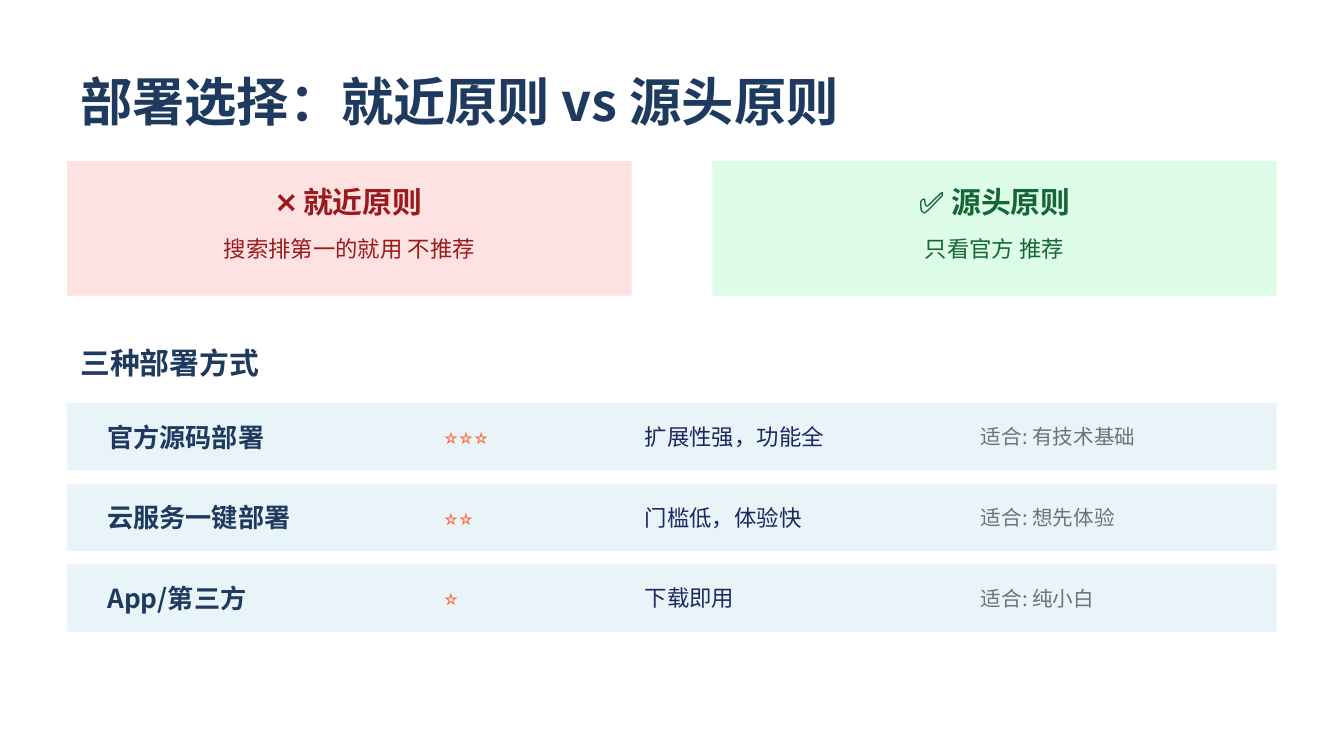
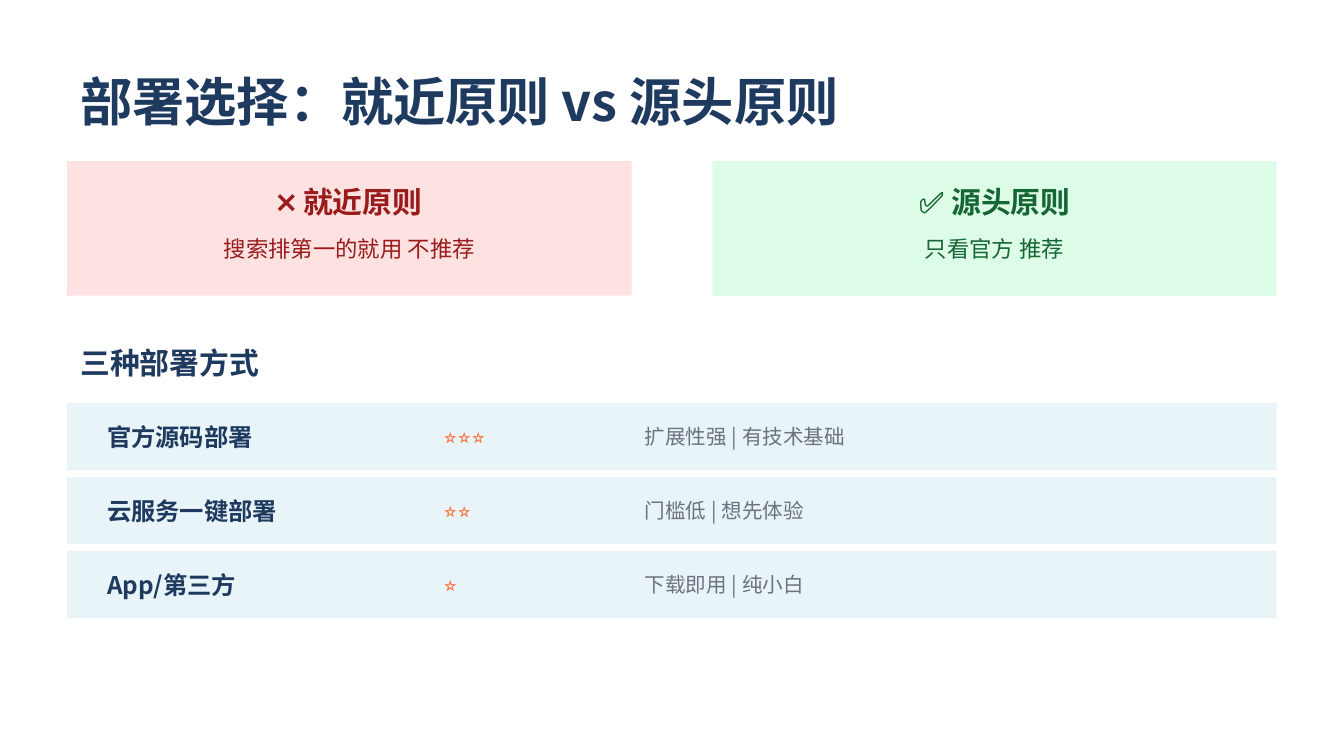
Before and after one commit to lingling1989r/Openclaw4OPC, a slide deck: slide 5 of DAY01_认知与案例.pptx. Drawn at 1344x756 pixels with LibreOffice and Linux fonts; fonts in the diff are those of the drawing. Boxes give left, top, right and bottom in pixels: in the first picture for what was removed or moved away, otherwise in the second. Text is boxed around its words. In the diff, an @@ line names an element or a change of style, - is before the commit and + after.

```diff
--- a/DAY01_认知与案例.pptx
+++ b/DAY01_认知与案例.pptx
@@ text at box(645, 427, 845, 446): text changed; size 12 to 11 pt; text colour #1E2761 to #6B7280 @@
-扩展性强，功能全
+扩展性强 | 有技术基础
@@ text removed at box(981, 427, 1135, 446) @@
-适合: 有技术基础
@@ rectangle: place and size @@
-rectangle at box(67, 484, 1277, 551)
+rectangle at box(67, 477, 1277, 544)
@@ text "⭐⭐": place and size @@
-text "⭐⭐" at box(430, 491, 632, 544)
+text "⭐⭐" at box(430, 484, 632, 538)
@@ text at box(645, 501, 803, 520): text changed; size 12 to 11 pt; text colour #1E2761 to #6B7280 @@
-门槛低，体验快
+门槛低 | 想先体验
@@ text removed at box(981, 508, 1114, 527) @@
-适合: 想先体验
@@ 2 texts, 1 rectangle: place and size @@
-2 texts, 1 rectangle at box(67, 564, 1277, 632)
+2 texts, 1 rectangle at box(67, 551, 1277, 618)
@@ size 14 to 13 pt in 3 elements at box(107, 425, 252, 448), box(107, 499, 277, 522), box(107, 573, 236, 600) @@
@@ size 12 to 11 pt in 3 elements at box(430, 410, 632, 464), box(430, 484, 632, 538), box(430, 558, 632, 612) @@
@@ text at box(645, 575, 804, 594): text changed; size 12 to 11 pt; text colour #1E2761 to #6B7280 @@
-下载即用
+下载即用 | 纯小白
@@ text removed at box(981, 589, 1094, 608) @@
-适合: 纯小白
```
Also in this commit, not shown: 7 other slides changed, 1 other file.
